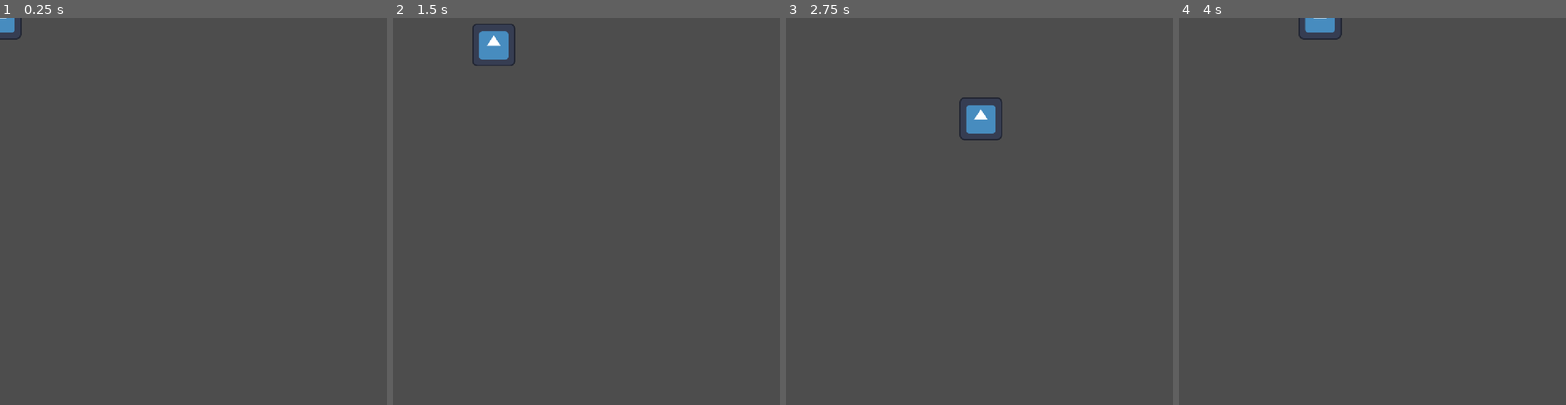
Above: before the commit, frames 1-4 (left to right).
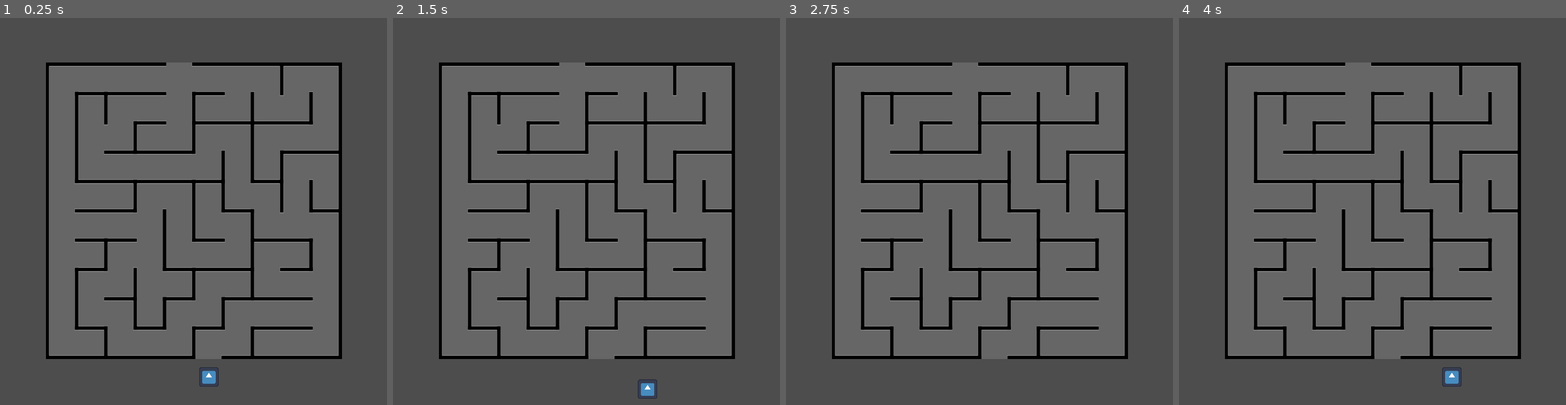
Above: after the commit, the same moments.

Repository: gkim14/CS471_LawlorsLabyrinth
Game: Godot game, scene res://scenes/Game.tscn
Same seed, same stepped clock (60 frames per second), same inputs: the game is played once before the commit and once after it. Before the commit the project starts from res://scenes/Player.tscn. The engine's default icon, where the game draws it, is replaced by a stand-in: a white triangle on a blue panel in a dark square.
Inputs:
- Up to frame 1 (0.25 s): no input
- Up to frame 2 (1.5 s): tap Enter at 0.5 s; hold D (right) 0.53-1.28 s; hold S (down) from 1.28 s (still down)
- Up to frame 3 (2.75 s): release S (down) at 2.03 s; hold D (right) from 2.03 s (still down)
- Up to frame 4 (4 s): release D (right) at 2.78 s; hold W (up) 2.78-3.53 s; hold A (left) from 3.53 s (still down)

The runs differ from the first frame. In frame 1, 58% of the frame differs, in the area x 0-89%, y 0-96%; in frame 2, 59%, in the area x 11-89%, y 1-99%; in frame 3, 58%; in frame 4, 59%.

Commit message:
Created Game scene, added the maze and player to it, also set window size to 800x800

Diff:
--- a/project.godot
+++ b/project.godot
@@ -11,13 +11,14 @@
 [application]
 
 config/name="Lawlor's Labyrinth"
-run/main_scene="uid://yldodekd0tgo"
+run/main_scene="uid://2m8g2mrsvx35"
 config/features=PackedStringArray("4.5", "Forward Plus")
 config/icon="res://assets/icon.svg"
 
 [display]
 
-window/size/viewport_height=1152
+window/size/viewport_width=800
+window/size/viewport_height=800
 window/stretch/mode="canvas_items"
 
 [input]
--- /dev/null
+++ b/scenes/Game.tscn
@@ -0,0 +1,16 @@
+[gd_scene load_steps=3 format=3 uid="uid://2m8g2mrsvx35"]
+
+[ext_resource type="PackedScene" uid="uid://chqh44o6fn8ep" path="res://scenes/Maze.tscn" id="1_qbsmt"]
+[ext_resource type="PackedScene" uid="uid://yldodekd0tgo" path="res://scenes/Player.tscn" id="2_cpr0p"]
+
+[node name="Game" type="Node2D"]
+
+[node name="StaticBody2D" parent="." instance=ExtResource("1_qbsmt")]
+scale = Vector2(3.1030068, 3.1030068)
+
+[node name="Player" parent="." instance=ExtResource("2_cpr0p")]
+position = Vector2(99, 1090)
+
+[node name="Camera2D" type="Camera2D" parent="."]
+position = Vector2(-2, 4)
+zoom = Vector2(0.315, 0.315)
